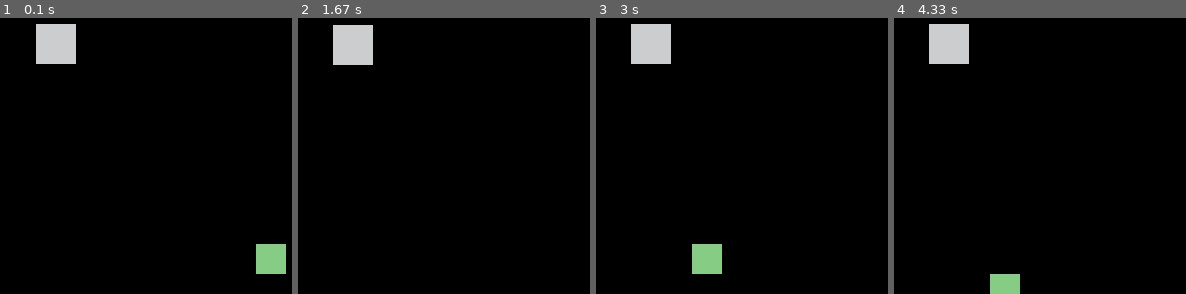
Above: before the commit, frames 1-4 (left to right).
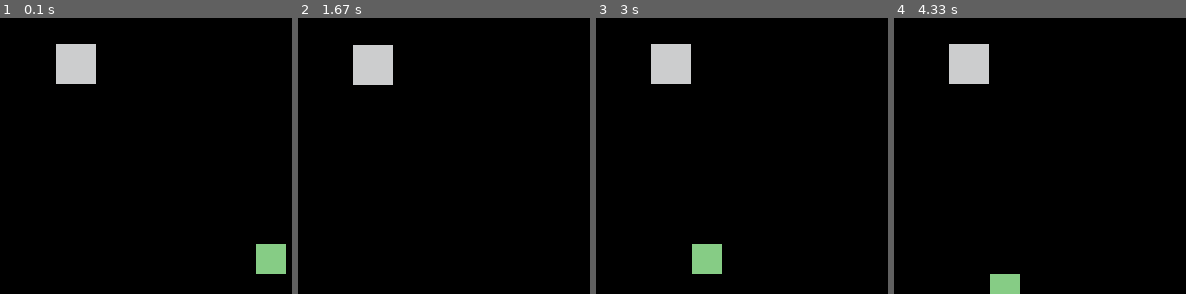
Above: after the commit, the same moments.

Repository: Tiziozero/py_game
Game: pygame game, started from main.py
Two runs of this game, one before a commit and one after it. Both use one fixed random seed, a clock stepped at 60 frames per second and the inputs below.
Inputs:
- Up to frame 1 (0.1 s): no input
- Up to frame 2 (1.67 s): hold D 0.33-0.8 s; hold W 0.83-1.13 s; hold D 1.17-1.63 s
- Up to frame 3 (3 s): hold S 2.23-2.53 s; hold A 2.57-2.97 s
- Up to frame 4 (4.33 s): hold W 3-3.37 s; hold S from 4.07 s (still down)

The runs differ from the first frame. In frame 1, 3.0% of the frame differs, in the area x 12-33%, y 2-24%; in frame 2, 3.0%; in frame 3, 3.0%; in frame 4, 3.0%.

Commit message:
adding collisions. hopefully

Diff:
--- a/main.py
+++ b/main.py
@@ -1,23 +1,26 @@
-import enum
-from typing import List, Tuple, Union, overload
+from typing import List, Tuple, Dict, Union
 import pygame, uuid, sys
 from random import randint
 
-from pygame.mixer_music import play
-
 SCREEN_WIDTH = 800
 SCREEN_HEIGHT = 500
+
+CELL_DIMESIONS = 50
 FPS = 60
 
 class Body:
-    def __init__(self, width: float, height: float, x: float =0, y: float =0):
+    def __init__(self, width: float, height: float, x: float =0, y: float =0, collidable=False):
         self.__id = uuid.uuid4()
         self.__width = width
         self.__height = height
         self.__coords: pygame.Vector2 = pygame.Vector2(x,y)
         self.__body = pygame.Rect(x,y, width, height);
         self.__color: Tuple[int, int, int] = (randint(55, 255), randint(55, 255),randint(55, 255))
+        self.__collidable = collidable
+        self.__previous_coords: pygame.Vector2 = self.__coords
         ...
+    def is_collidable(self) -> bool:
+        return self.__collidable
 
     def get_id(self):
         return self.__id
@@ -43,35 +46,72 @@
 
     def set_body(self, new_value: pygame.Rect):
         self.__body = new_value
-        self.__coords = pygame.Vector2(self.__body.center)
+        self.__coords = pygame.Vector2(self.__body.topleft)
 
     def set_color(self, new_value: Tuple[int,int,int]):
         self.__color = new_value
 
-    def _move(self, x: Union[float, None] = None, y: Union[float, None] = None):
+
+    def check_against_collidables(self, new_coords:pygame.Vector2, collidables) -> List[Tuple[object,bool, bool]]:
+        return check_against_collidables(self, new_coords, collidables)
+
+    def _move(self, x: Union[float, None] = None, y: Union[float, None] = None, collidables: List[object] = []):
+        new_coords = pygame.Vector2(self.__coords)
         if x is not None:
-            self.__coords.x = x
+            new_coords.x = x
         if y is not None:
-            self.__coords.y = y
-        self.update_body()
-
-    def _move_v(self, new_coords: pygame.Vector2):
+            new_coords.y = y
+        self.check_against_collidables(new_coords, collidables)
+
         self.__coords = new_coords
         self.update_body()
 
-    def _translate(self, dx: Union[float, None] = None, dy: Union[float, None] = None):
+    def _move_v(self, new_coords: pygame.Vector2, collidables: List[object] = []):
+        self._move(new_coords.x, new_coords.y, collidables)
+        self.update_body()
+
+    def _translate(self, dx: Union[float, None] = None, dy: Union[float, None] = None, collidables: List[object] = []):
+        new_coords = pygame.Vector2(self.__coords)
         if dx is not None:
-            self.__coords.x += dx
+            new_coords.x += dx
         if dy is not None:
-            self.__coords.y += dy
+            new_coords.y += dy
+        self.check_against_collidables(new_coords, collidables)
+
+        self.__coords = new_coords
         self.update_body()
 
-    def _translate_v(self, delta: pygame.Vector2):
-        self.__coords += delta
+    def _translate_v(self, delta: pygame.Vector2, collidables: List[object] = []):
+        self._translate(delta.x, delta.y, collidables)
         self.update_body()
     def update_body(self):
-        self.__body.center = (int(self.__coords.x), int(self.__coords.y))
-
+        self.__body.topleft = (int(self.__coords.x), int(self.__coords.y))
+
+    def draw(self, screen:pygame.Surface, camera):
+        pygame.draw.rect(screen, self.get_color(), camera.apply(self.get_body()))
+
+class Camera:
+    def __init__(self, screen_width: int, screen_height: int):
+        # Camera offset (what gets applied to world coords to map to screen coords)
+        self.offset = pygame.Vector2(0, 0)
+        self.screen_width = screen_width
+        self.screen_height = screen_height
+
+    def update(self, target: Body):
+        """
+        Update camera offset based on target (usually the player).
+        Centers the target on the screen.
+        """
+        # Center the camera on the target
+        target_coords = target.get_coords()
+        self.offset.x = target_coords.x - self.screen_width // 2
+        self.offset.y = target_coords.y - self.screen_height // 2
+
+    def apply(self, rect: pygame.Rect) -> pygame.Rect:
+        """
+        Return a new rect shifted by the camera offset for drawing.
+        """
+        return rect.copy().move(-self.offset.x, -self.offset.y)
 
 class Entity(Body):
     def __init__(self, health:float = 300, attack: float = 300):
@@ -80,14 +120,14 @@
         self.__health: float = health
         self.__attack: float = attack
 
-    def move(self, dx: Union[float, None] = None, dy: Union[float, None] = None, dt: Union[float, None] = None):
+    def move(self, dx: Union[float, None] = None, dy: Union[float, None] = None, dt: Union[float, None] = None, collidables:List[object]=[]):
         if dt is not None:
             if dx is not None: dx *= self.__speed * dt
             if dy is not None: dy *= self.__speed * dt
         else:
             if dx is not None: dx *= self.__speed
             if dy is not None: dy *= self.__speed
-        super()._translate(dx, dy)
+        super()._translate(dx, dy, collidables)
 
 
 global_item_count = 0
@@ -123,29 +163,24 @@
         ...
 
 
-class Camera:
-    def __init__(self, screen_width: int, screen_height: int):
-        # Camera offset (what gets applied to world coords to map to screen coords)
-        self.offset = pygame.Vector2(0, 0)
-        self.screen_width = screen_width
-        self.screen_height = screen_height
-
-    def update(self, target: Body):
-        """
-        Update camera offset based on target (usually the player).
-        Centers the target on the screen.
-        """
-        # Center the camera on the target
-        target_coords = target.get_coords()
-        self.offset.x = target_coords.x - self.screen_width // 2
-        self.offset.y = target_coords.y - self.screen_height // 2
-
-    def apply(self, rect: pygame.Rect) -> pygame.Rect:
-        """
-        Return a new rect shifted by the camera offset for drawing.
-        """
-        return rect.copy().move(-self.offset.x, -self.offset.y)
-
+
+class Wall(Body):
+    def __init__(self, x, y) -> None:
+        super().__init__(CELL_DIMESIONS,CELL_DIMESIONS, x, y, collidable=True)
+        self.set_color((0xff,0xff,0xff))
+
+class World:
+    def __init__(self) -> None:
+        self.__walls: List[Wall] = []
+        self.__entities: List[Entity] = []
+    def add_wall(self, wall: Wall):
+        self.__walls.append(wall)
+
+    def add_entity(self, entity: Entity):
+        self.__entities.append(entity)
+    def get_collidables(self) -> List[Body]:
+        # Return all solid objects
+        return [w for w in self.__walls if w.is_collidable()]
 
 class Player(Entity):
     def __init__(self):
@@ -194,10 +229,34 @@
 
 
 
+def check_against_collidables(this: Body, new_coords:pygame.Vector2, collidables: List[Body]):
+    new_rect = pygame.Rect(new_coords, pygame.Vector2(this.get_body().size))
+    old_coords = this.get_coords()
+
+    colliding = []
+    # print(len(collidables))
+    x, x_object = 0, object()
+    y, y_object = 0, object()
+    # use this_body as this_bodies rect dimenstions. use new_coords as coords as
+    # this_body has old coords to be updated
+    this_body = this.get_body()
+    for other in collidables:
+        other_body = other.get_body()
+        if other_body.x < new_coords.x + this_body.width and new_coords.x < other_body.x + other_body.width:
+            # check collision from this going left
+            b = other_body.x + other_body.width
+            if b > new_coords.x:
+                x = b
+            # check collision from this going right
+            elif new_coords.x + this_body.w > other_body.x:
+                x = other_body.x - this_body.w
+
+
+    return [(object(),False,False)]
 
 def sort_bodies(bodies: list[Body]) -> list[Body]:
-    for b in bodies:
-        print(f"{b.get_id}: {b.get_coords().y}, {b.get_body().y}")
+    # for b in bodies:
+    #     print(f"{b.get_id}: {b.get_coords().y}, {b.get_body().y}")
     return sorted(bodies, key=lambda b: b.get_coords().y)
 
 if __name__ == "__main__":
@@ -208,12 +267,18 @@
     clock = pygame.time.Clock()
 
 
-    bodies: List[Body] = [player, Body(30, 30, 200,200)]
+    bodies: Dict[str,Body] = {
+        "player":player,
+        "body_1": Body(30, 30, 200,200, collidable=True),
+        "wall_1":Wall(500,500),
+        "wall_2":Wall(430,500),
+    }
 
     running = True
     cam = Camera(SCREEN_WIDTH, SCREEN_HEIGHT)
 
     while running:
+        print("new render")
         dt = clock.tick(FPS) / 1000  # Get time passed in seconds (convert ms to seconds)
         for event in pygame.event.get():
             if event.type == pygame.QUIT:
@@ -232,15 +297,16 @@
         if keys[pygame.K_s]:
             p_direction.y += 1
         if p_direction.magnitude() > 0:p_direction = p_direction.normalize()
-        player.move(p_direction.x, p_direction.y, dt)
+        player.move(p_direction.x, p_direction.y, dt, collidables=[bodies["body_1"], bodies["wall_1"], bodies["wall_2"]])
         player.update()
         cam.update(player)
 
 
         screen.fill((0,0,0))
-        bodies = sort_bodies(bodies)
-        for e in bodies:
-            pygame.draw.rect(screen, e.get_color(), cam.apply(e.get_body()))
+        bodies_draw = sort_bodies([v for _,v in bodies.items()])
+        for e in bodies_draw:
+            e.draw(screen, cam);
+            # pygame.draw.rect(screen, e.get_color(), cam.apply(e.get_body()))
 
         pygame.display.flip()
     pygame.quit()
